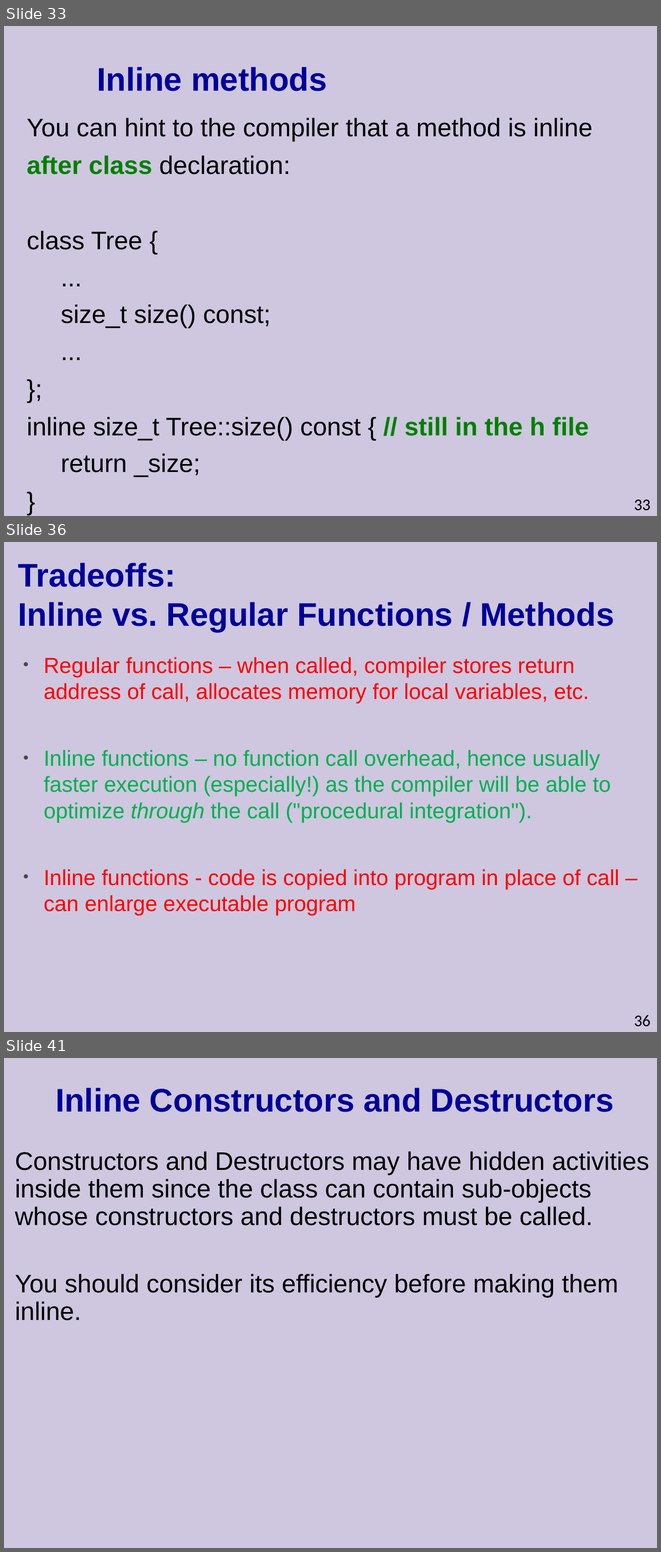
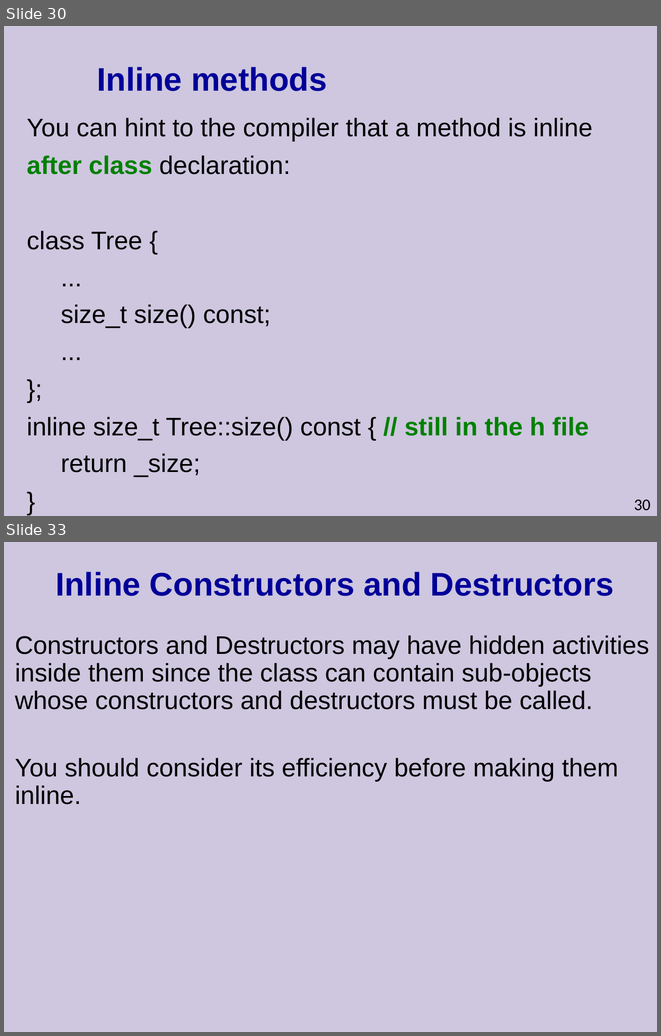
Before and after one commit to cpp-at-ariel/cpp-5778, a slide deck: week04-operator-overloading/slides.odp. Shown one above the other, each under a label of ours: slides 33, 36 and 41 before the commit, slides 30 and 33 after it; the slides between them are not shown. The pictures are 661x1552 and 661x1036 pixels, drawn with LibreOffice and Linux fonts; fonts in the diff are those of the drawing. Boxes give left, top, right and bottom in pixels: in the first picture for what was removed or moved away, otherwise in the second. Text is boxed around its words. In the diff, an @@ line names an element or a change of style, - is before the commit and + after.

```diff
--- a/week04-operator-overloading/slides.odp
+++ b/week04-operator-overloading/slides.odp
@@ slide 36 removed at <box>4,542,657,1032</box>, background #CEC7DF @@
@@ title removed at <box>18,563,614,632</box> @@
-Tradeoffs:
-Inline vs. Regular Functions / Methods
@@ text removed at <box>44,657,619,915</box> @@
-• Regular functions – when called, compiler stores return address of call, allocates memory for local variables, etc.
-• Inline functions – no function call overhead, hence usually faster execution (especially!) as the compiler will be able to optimize through the call ("procedural integration").
-• Inline functions - code is copied into program in place of call – can enlarge executable program
@@ page number removed at <box>634,1015,651,1026</box> @@
-36
@@ what was slide 33 is now slide 30 @@
@@ page number at <box>634,499,651,510</box>: text changed @@
-33
+30
@@ what was slide 41 is now slide 33 @@
```
Also in this commit, not shown: 3 slides changed, 7 other slides removed, 14 other files.
